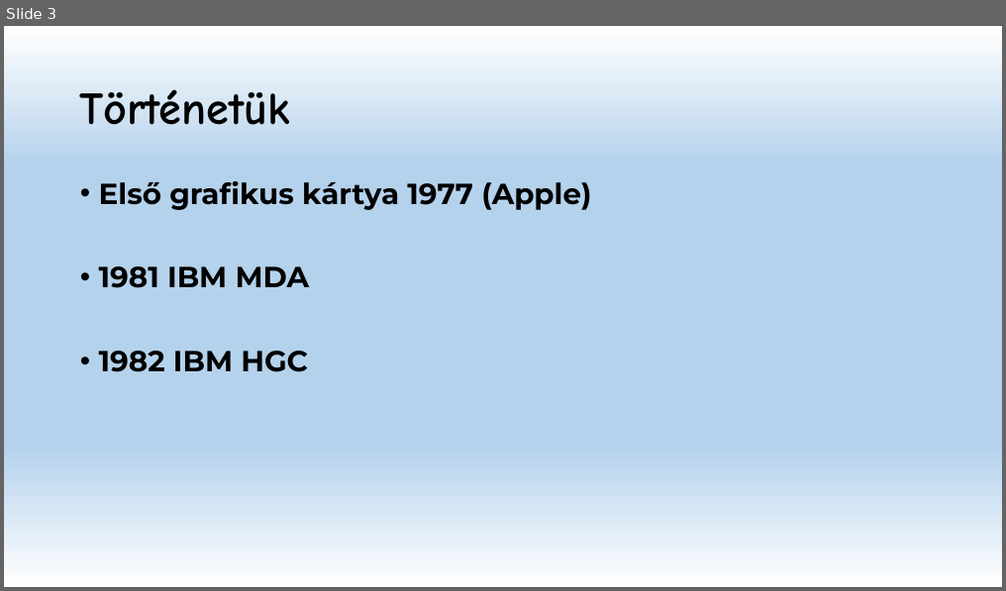
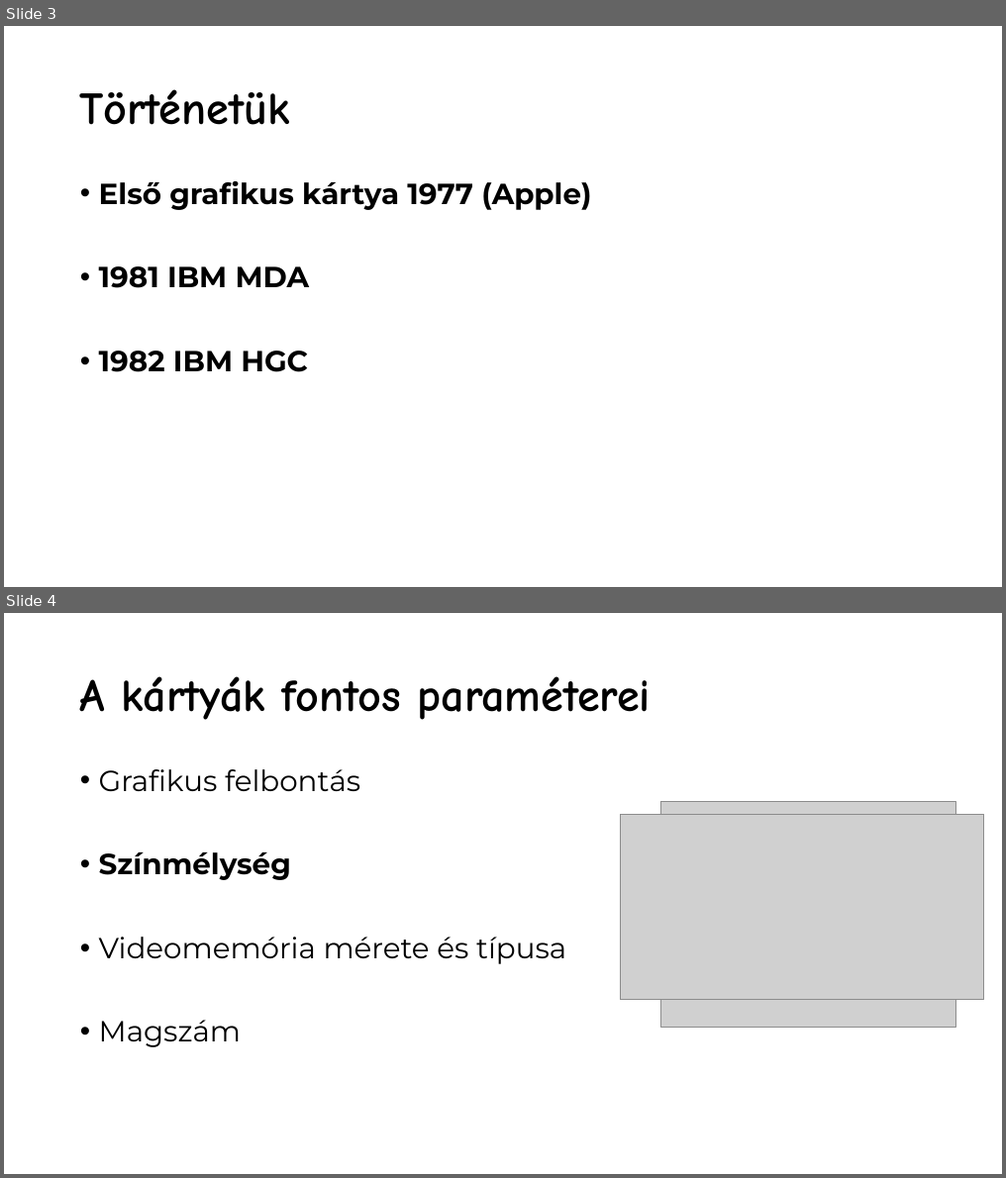
Before and after one commit to Sauher/SchauerRepo, a slide deck: Videókártya.pptx. Shown one above the other, each under a label of ours: slide 3 before the commit, slides 3 and 4 after it. The pictures are 1006x591 and 1006x1178 pixels, drawn with LibreOffice and Linux fonts; fonts in the diff are those of the drawing; grey boxes stand for pictures; background and template pictures are left out. Boxes give left, top, right and bottom in pixels: in the first picture for what was removed or moved away, otherwise in the second. Text is boxed around its words. In the diff, an @@ line names an element or a change of style, - is before the commit and + after.

```diff
--- a/Videókártya.pptx
+++ b/Videókártya.pptx
@@ slide 4 added at (4,613,1002,1174), background picture (left out) @@
@@ title added at (80,676,651,720), 44 pt, text #000000, bold @@
+A kártyák fontos paraméterei
@@ text added at (99,769,566,1048), 28 pt, text #000000 @@
+• Grafikus felbontás
+• Színmélység
+• Videomemória mérete és típusa
+• Magszám
@@ picture added at (620,814,984,1000) @@
@@ picture added at (661,802,956,1027) @@
@@ slide 3 changed as well @@
@@ background gradient #FFFFFF to #B5D2EC to picture (left out) @@
```
Also in this commit, not shown: 5 other slides changed, 1 slide removed.
